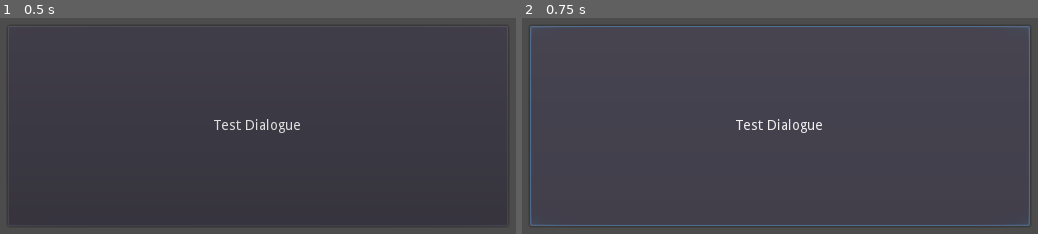
Above: before the commit, frames 1-2 (left to right).
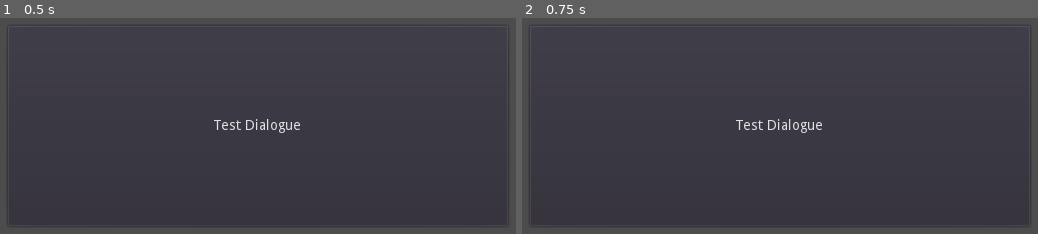
Above: after the commit, the same moments.

Repository: noitisoprepus/godot-cads
Game: Godot game, scene res://Scenes/Game.tscn
Two runs of this game, one before a commit and one after it. Both use one fixed random seed, a clock stepped at 60 frames per second and the inputs below.
Inputs:
- Up to frame 1 (0.5 s): no input
- Up to frame 2 (0.75 s): click "Test Dialogue" at 0.5 s

Frame 1 is identical in both runs. In frame 2, 1.4% of the frame differs, in the area x 1-99%, y 3-97%.
Error before the commit: Attempt to call function 'play' in base 'null instance' on a null instance. (res://Scripts/Interactable.gd:14)

Commit message:
Some little progress. No more zero days. Been learning vim, and have been using it within vscode.

Diff:
--- a/demo/Scenes/DialogueUI.tscn
+++ b/demo/Scenes/DialogueUI.tscn
@@ -1,5 +1,8 @@
-[gd_scene format=2]
+[gd_scene load_steps=2 format=2]
+
+[ext_resource path="res://Scripts/DialogueUI.gd" type="Script" id=1]
 
 [node name="DialogueUI" type="Control"]
 anchor_right = 1.0
 anchor_bottom = 1.0
+script = ExtResource( 1 )
--- a/demo/Scenes/Game.tscn
+++ b/demo/Scenes/Game.tscn
@@ -1,19 +1,21 @@
-[gd_scene load_steps=3 format=2]
+[gd_scene load_steps=4 format=2]
 
 [ext_resource path="res://Scenes/Interactable.tscn" type="PackedScene" id=1]
+[ext_resource path="res://Scripts/DialoguePlayer.gd" type="Script" id=2]
 [ext_resource path="res://Scenes/DialogueUI.tscn" type="PackedScene" id=3]
 
-[node name="Node" type="Node"]
-
-[node name="DialogueUI" parent="." instance=ExtResource( 3 )]
+[node name="Game" type="Node"]
 
 [node name="Interactable" parent="." instance=ExtResource( 1 )]
 
-[node name="Control" type="Control" parent="."]
+[node name="DialoguePlayer" type="Node" parent="."]
+script = ExtResource( 2 )
+
+[node name="UI" type="Control" parent="."]
 margin_right = 640.0
 margin_bottom = 480.0
 
-[node name="Button" type="Button" parent="Control"]
+[node name="Button" type="Button" parent="UI"]
 margin_left = 70.0
 margin_top = 240.0
 margin_right = 570.0
@@ -22,4 +24,6 @@
 text = "Test Dialogue"
 expand_icon = true
 
-[connection signal="pressed" from="Control/Button" to="Interactable" method="_on_Button_pressed"]
+[node name="DialogueUI" parent="UI" instance=ExtResource( 3 )]
+
+[connection signal="pressed" from="UI/Button" to="Interactable" method="_on_Button_pressed"]
--- a/demo/Scripts/DialoguePlayer.gd
+++ b/demo/Scripts/DialoguePlayer.gd
@@ -8,14 +8,6 @@
 var dialogue: Dictionary = {}
 var current_event: Dictionary = {}
 var current_state: String = ""
-
-# func start():
-	# Initial dialogue preparations
-	# _load_dialogue()
-	# TODO: Restore current_state value based on key
-	# if (current_state == ""):
-	# 	current_state = "Start"
-	# next()
 
 
 # func next():
@@ -30,10 +22,14 @@
 
 
 func play(key, json_file):
-    _load_dialogue(json_file)
+	emit_signal("dialogue_started")
+	_load_dialogue(json_file)
 
     # Retrieve current_state value using key
-    _process_state()
+	# if (current_state == ""):
+	# 	current_state = "Start"
+	_process_state()
+
 
 # TODO: Add an else statement for catching and displaying errors
 func _load_dialogue(path):
--- /dev/null
+++ b/demo/Scripts/DialogueUI.gd
@@ -0,0 +1 @@
+extends Control
--- a/demo/Scripts/Interactable.gd
+++ b/demo/Scripts/Interactable.gd
@@ -12,9 +12,9 @@
 	if not is_interacting:
 		is_interacting = true
 		dialogue_player.play(interactable_key, dialogue_json)
-		dialogue_player.connect("dialogue_finished", self, "on_DialoguePlayerFinished")
+		dialogue_player.connect("dialogue_finished", self, "on_dialogue_finished")
 
 
-func _on_DialoguePlayer_finished():
+func _on_dialogue_finished():
 	is_interacting = false
-	dialogue_player.disconnect("dialogue_finished", self, "on_DialoguePlayerFinished")
+	dialogue_player.disconnect("dialogue_finished", self, "on_dialogue_finished")
--- /dev/null
+++ b/demo/Scripts/Player.gd
@@ -0,0 +1,12 @@
+extends KinematicBody2D
+
+var canMove: bool = true
+
+onready var dialogue_player = get_node("/root/Game/DialoguePlayer")
+
+func _ready():
+    dialogue_player.connect("dialogue_started", self, "_on_dialogue_started")
+
+
+func _on_dialogue_started():
+    canMove = false
